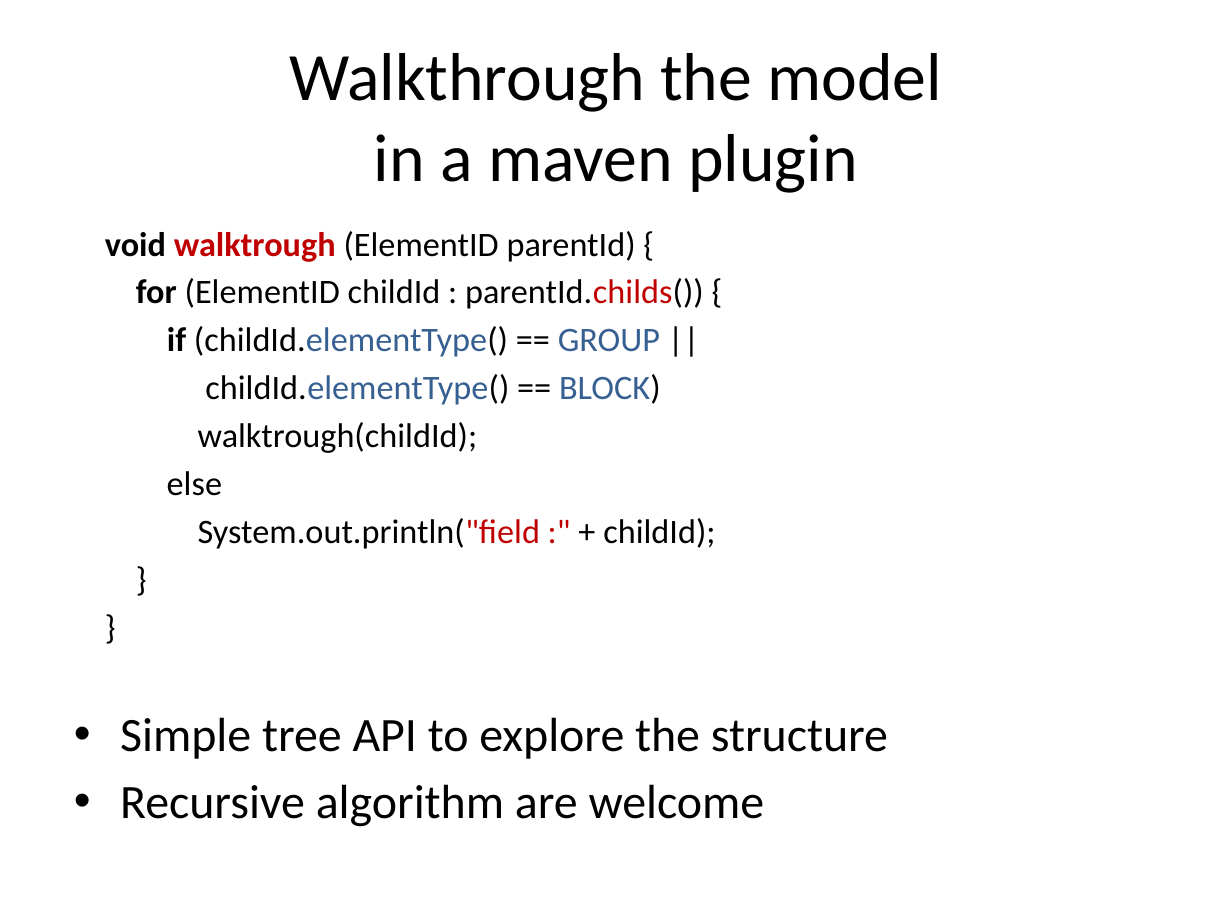
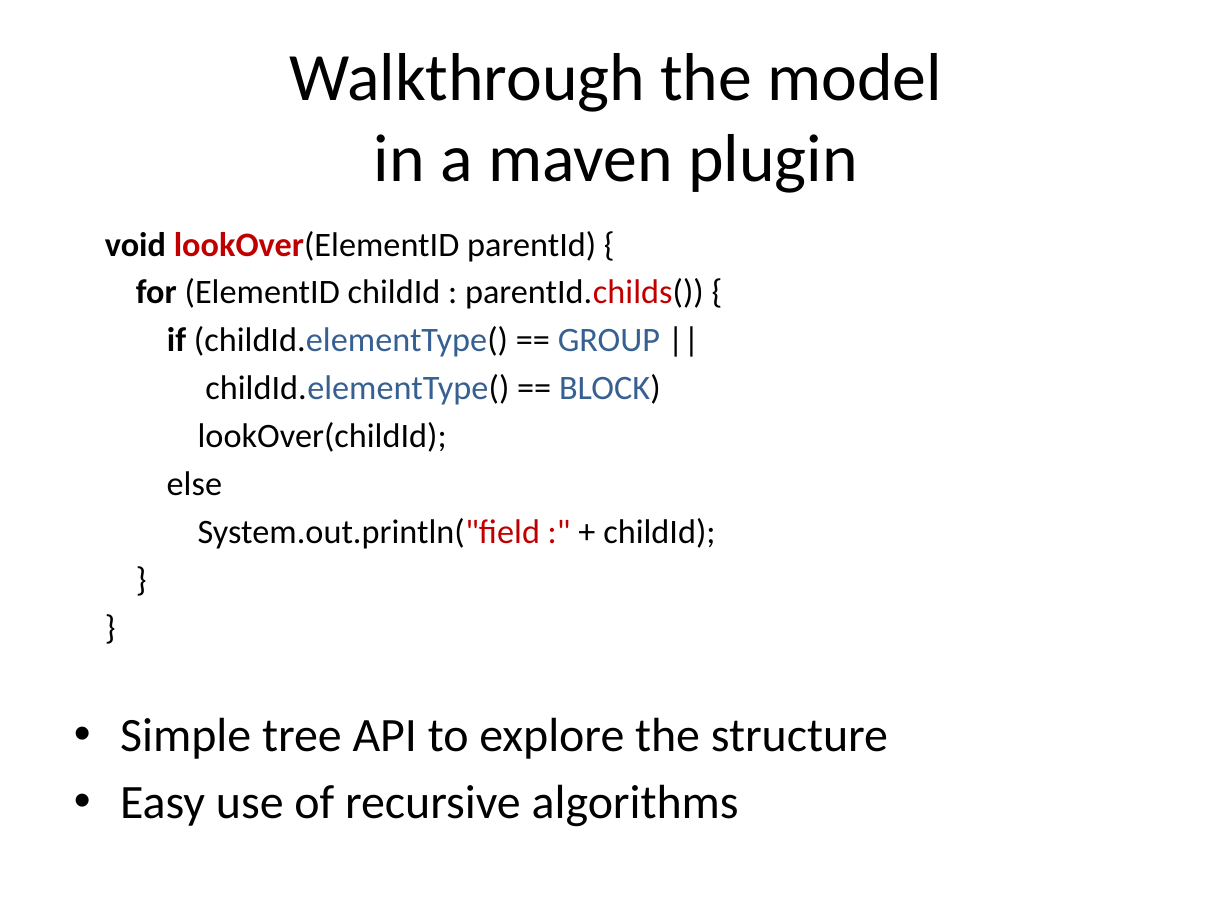
Before and after one commit to lesfurets/mdl4ui, a slide deck: slide 36 of mdl4ui-docs/mdl4ui_cg2013.pptx (slide 34 before the commit). Drawn at 1232x924 pixels with LibreOffice and Linux fonts; fonts in the diff are those of the drawing. Boxes give left, top, right and bottom in pixels: in the first picture for what was removed or moved away, otherwise in the second. Text is boxed around its words. In the diff, an @@ line names an element or a change of style, - is before the commit and + after.

Commit message:
fixed a few typo
added chapters

```diff
--- a/mdl4ui-docs/mdl4ui_cg2013.pptx
+++ b/mdl4ui-docs/mdl4ui_cg2013.pptx
@@ text at (x1=105, y1=231, x2=596, y2=262): text changed @@
-void walktrough (ElementID parentId) {
+void lookOver(ElementID parentId) {
@@ text at (x1=198, y1=422, x2=447, y2=452): text changed @@
-walktrough(childId);
+lookOver(childId);
@@ text at (x1=120, y1=784, x2=739, y2=827): text changed @@
-• Recursive algorithm are welcome
+• Easy use of recursive algorithms
```
Also in this commit, not shown: 14 other slides changed, 7 slides added, 1 slide removed.
